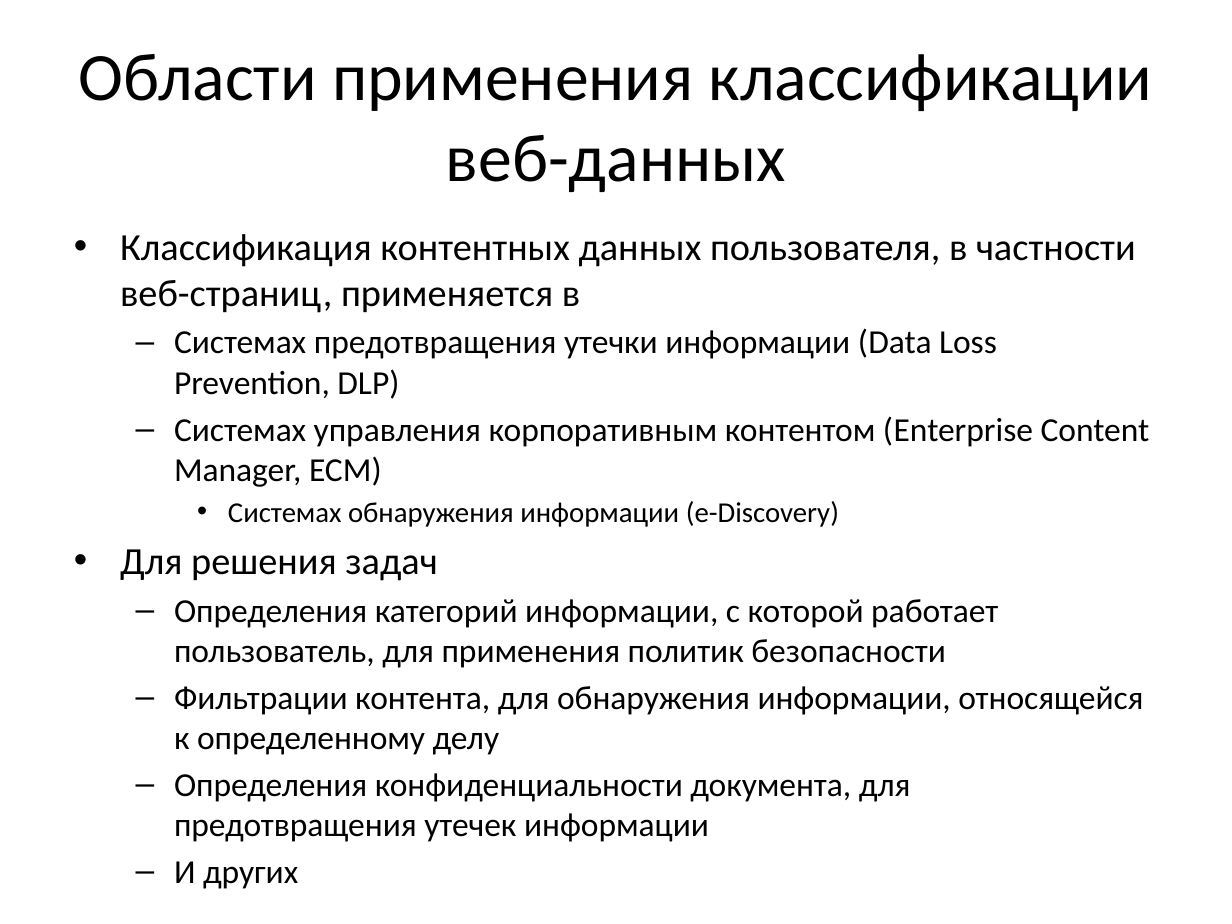
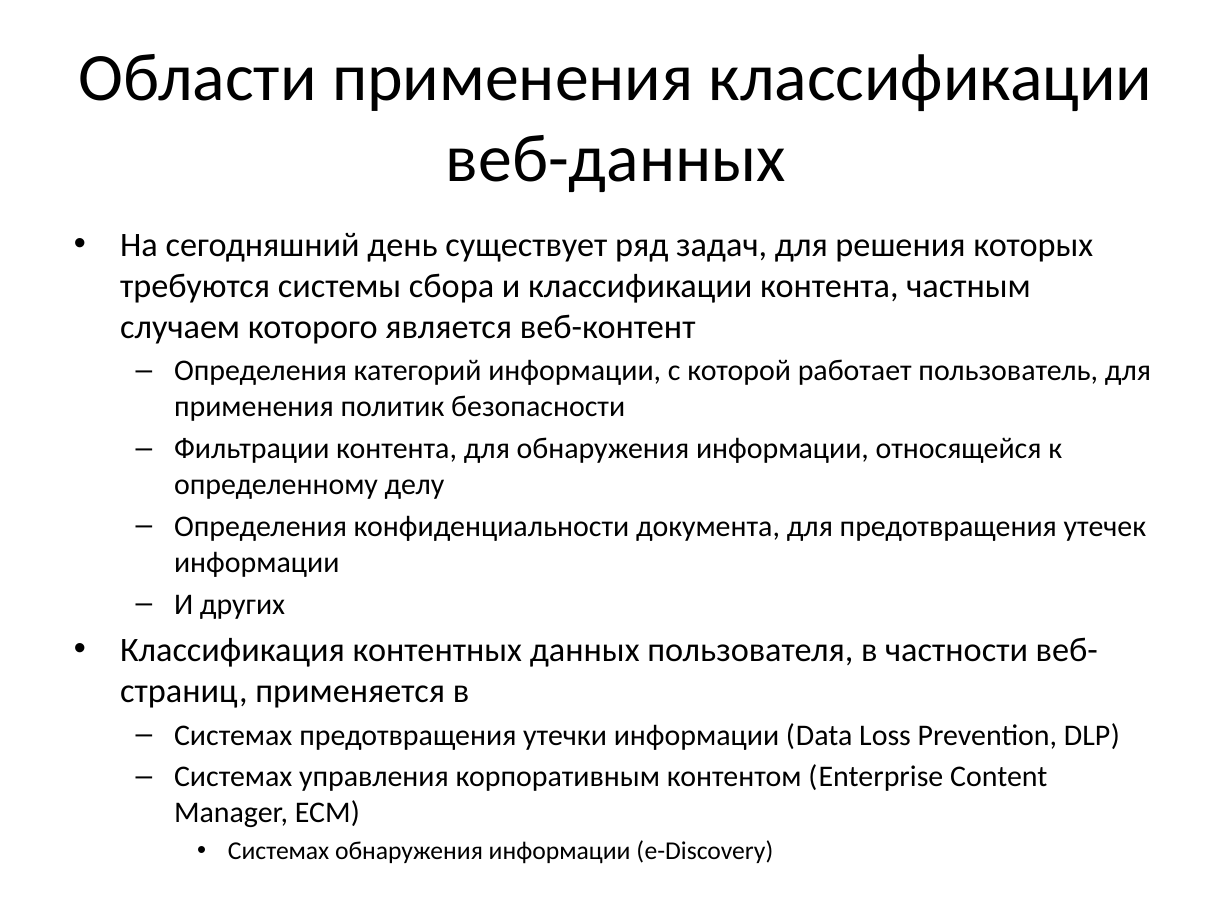
Before and after one commit to Oksert/Diplom_text, a slide deck: slide 3 of Треско_презентация.pptx. Drawn at 1232x924 pixels with LibreOffice and Linux fonts; fonts in the diff are those of the drawing. Boxes give left, top, right and bottom in pixels: in the first picture for what was removed or moved away, otherwise in the second. Text is boxed around its words. In the diff, an @@ line names an element or a change of style, - is before the commit and + after.

```diff
--- a/Треско_презентация.pptx
+++ b/Треско_презентация.pptx
@@ text at (120, 233, 1151, 619): paragraphs added @@
+• На сегодняшний день существует ряд задач, для решения которых требуются системы сбора и классификации контента, частным случаем которого является веб-контент
+  – Определения категорий информации, с которой работает пользователь, для применения политик безопасности
+  – Фильтрации контента, для обнаружения информации, относящейся к определенному делу
+  – Определения конфиденциальности документа, для предотвращения утечек информации
+  – И других
@@ text at (120, 549, 1143, 842): paragraphs removed @@
-• Для решения задач
-  – Определения категорий информации, с которой работает пользователь, для применения политик безопасности
-  – Фильтрации контента, для обнаружения информации, относящейся к определенному делу
-  – Определения конфиденциальности документа, для предотвращения утечек информации
-  – И других
@@ text at (120, 637, 1120, 827): size 22.4 to 20 pt in "Классификация контентных данных пользователя, в частности ве ..."; size 19.6 to 17.5 pt in "Системах предотвращения утечки информации (Data Loss Prevent ...", "Системах управления корпоративным контентом (Enterprise Cont ..."; size 16.8 to 15 pt in "Системах обнаружения информации (e-Discovery)" @@
```
Also in this commit, not shown: 11 other slides changed, 2 slides added, 1 slide removed, 9 other files.
